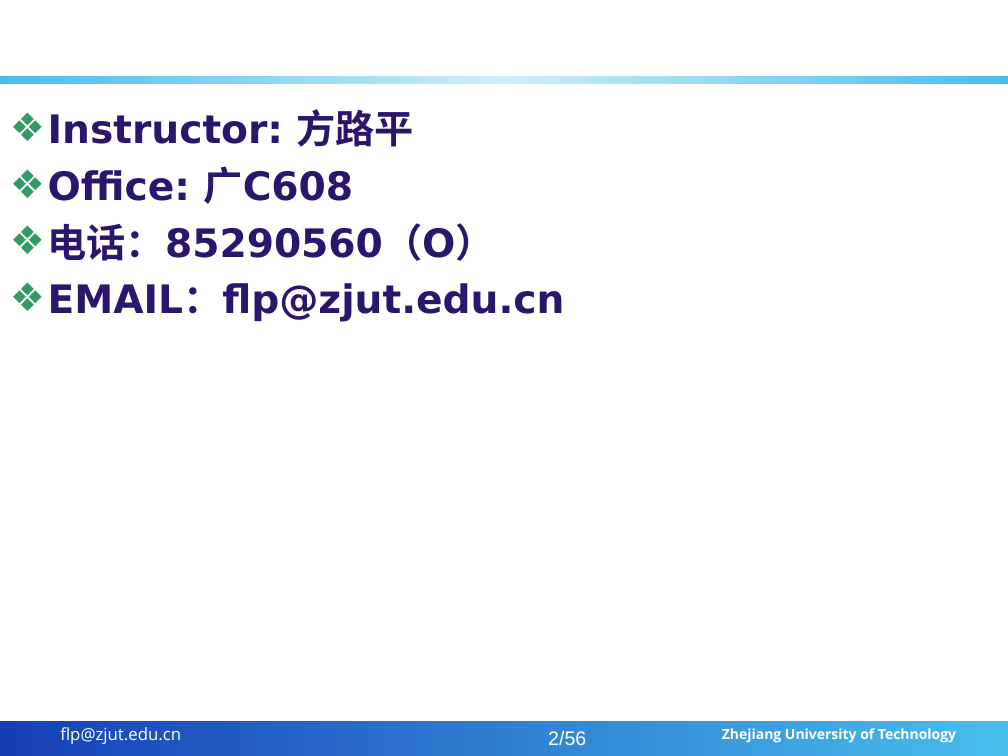
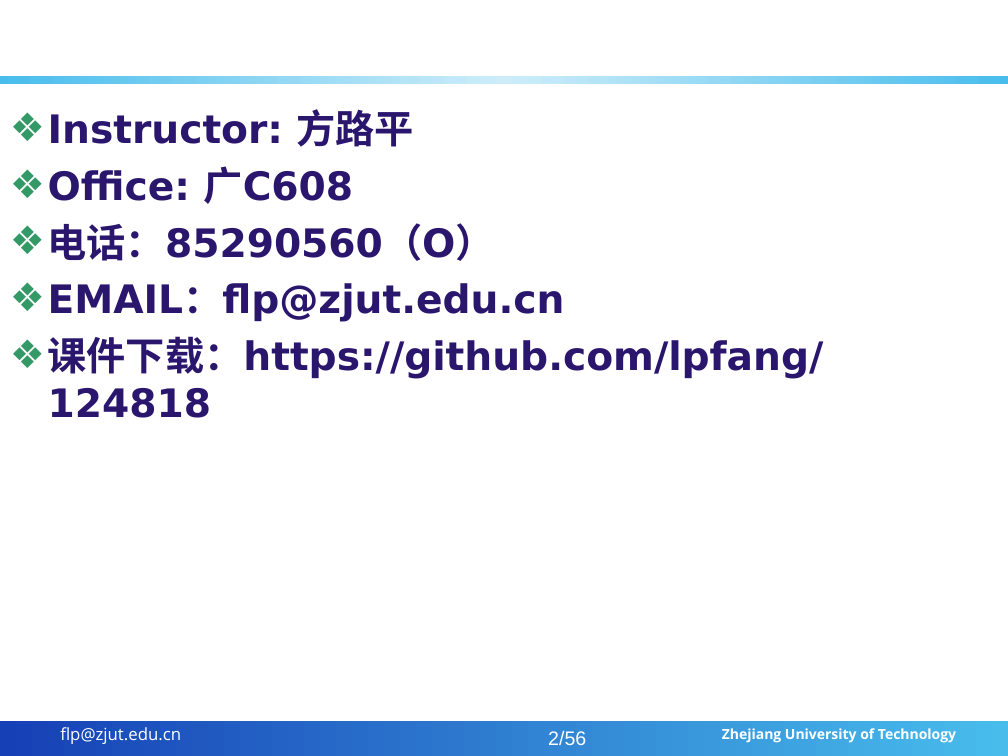
Before and after one commit to lpfang/124818, a slide deck: slide 2 of 1第一章 绪论.ppt. Drawn at 1008x756 pixels with LibreOffice and Linux fonts; fonts in the diff are those of the drawing; background and template pictures are left out. Boxes give left, top, right and bottom in pixels: in the first picture for what was removed or moved away, otherwise in the second. Text is boxed around its words. In the diff, an @@ line names an element or a change of style, - is before the commit and + after.

Commit message:
the repository address for download is announced

```diff
--- a/1第一章 绪论.ppt
+++ b/1第一章 绪论.ppt
@@ text at [48,336,824,418]: paragraph added @@
+❖ 课件下载：https://github.com/lpfang/124818
```
